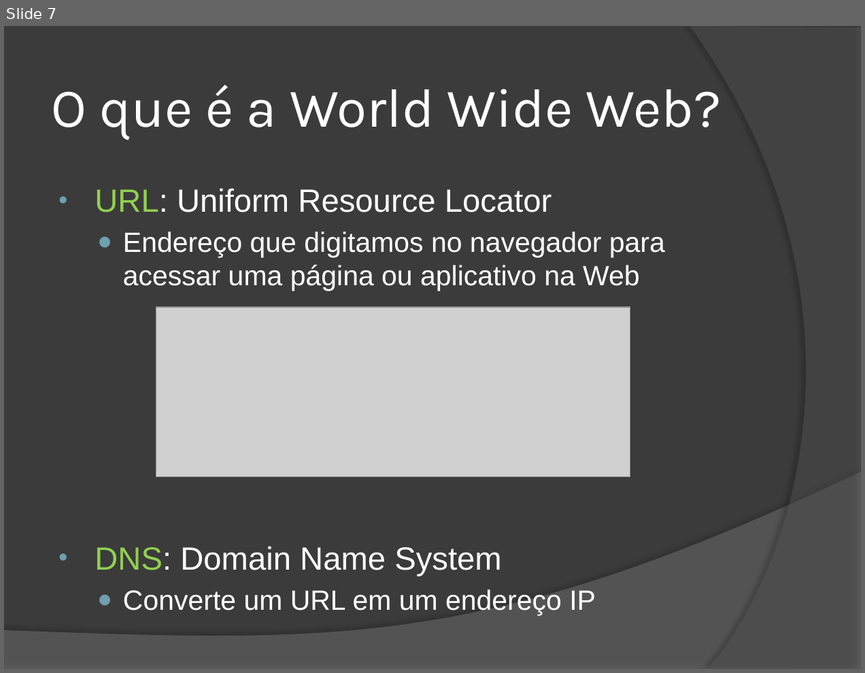
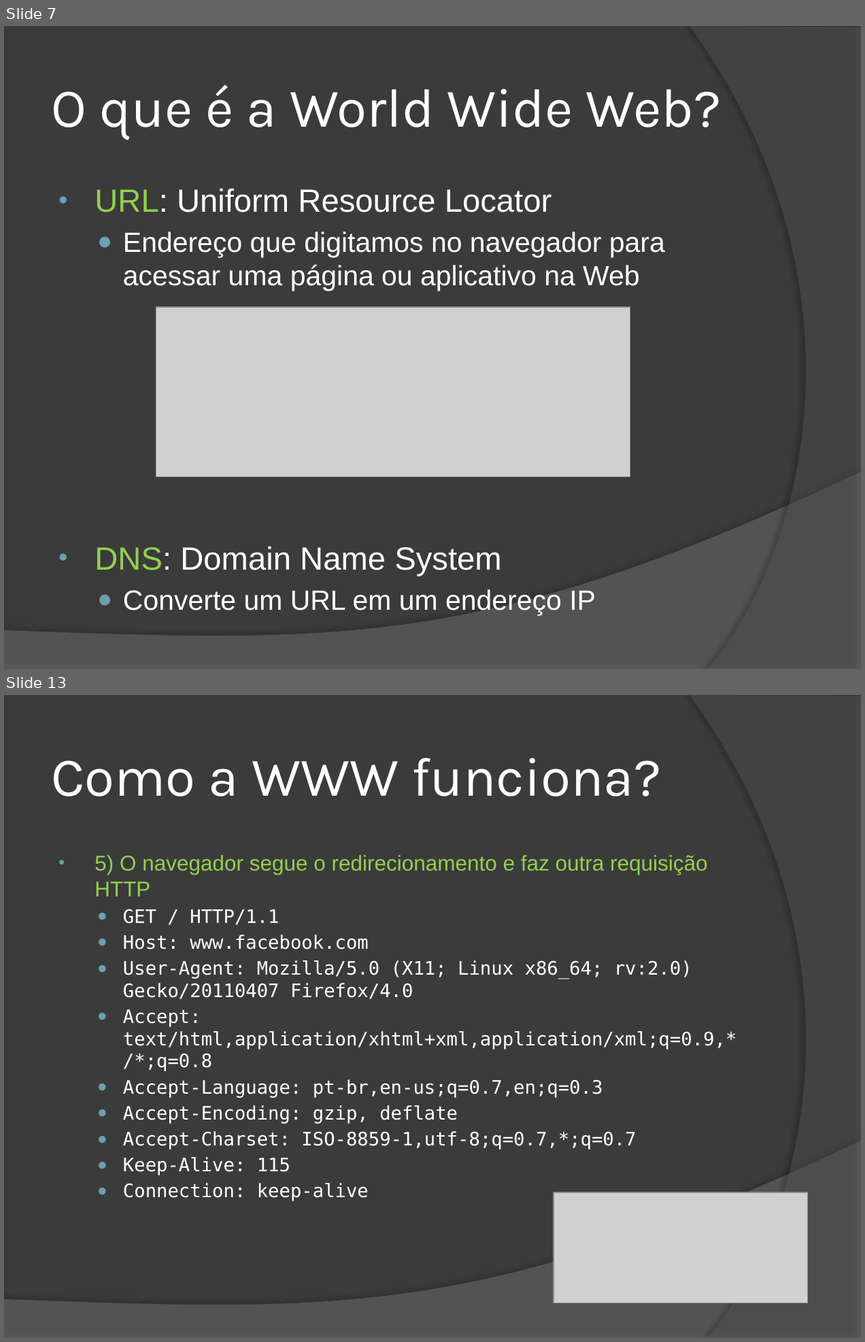
Before and after one commit to wind39/wind39.github.io, a slide deck: curso/modulo4capitulo1.pptx. Shown one above the other, each under a label of ours: slide 7 before the commit, slides 7 and 13 after it; the slides between them are not shown. The pictures are 865x673 and 865x1342 pixels, drawn with LibreOffice and Linux fonts; fonts in the diff are those of the drawing; grey boxes stand for pictures. Boxes give left, top, right and bottom in pixels: in the first picture for what was removed or moved away, otherwise in the second. Text is boxed around its words. In the diff, an @@ line names an element or a change of style, - is before the commit and + after.

```diff
--- a/curso/modulo4capitulo1.pptx
+++ b/curso/modulo4capitulo1.pptx
@@ slide 13 added at (x1=4, y1=695, x2=861, y2=1338), background #3B3B3B; not listed: 2 template elements that a slide beside it also shows @@
@@ title added at (x1=51, y1=758, x2=661, y2=796), 46 pt, text #FFFFFF @@
+Como a WWW funciona?
@@ text added at (x1=94, y1=855, x2=736, y2=1201), 15.6 pt, text #FFFFFF @@
+• 5) O navegador segue o redirecionamento e faz outra requisição HTTP
+  ● GET / HTTP/1.1
+  ● Host: www.facebook.com
+  ● User-Agent: Mozilla/5.0 (X11; Linux x86_64; rv:2.0) Gecko/20110407 Firefox/4.0
+  ● Accept: text/html,application/xhtml+xml,application/xml;q=0.9,*/*;q=0.8
+  ● Accept-Language: pt-br,en-us;q=0.7,en;q=0.3
+  ● Accept-Encoding: gzip, deflate
+  ● Accept-Charset: ISO-8859-1,utf-8;q=0.7,*;q=0.7
+  ● Keep-Alive: 115
+  ● Connection: keep-alive
@@ picture added at (x1=553, y1=1192, x2=807, y2=1302) @@
```
Also in this commit, not shown: 2 slides changed, 10 other slides added, 19 other files.
